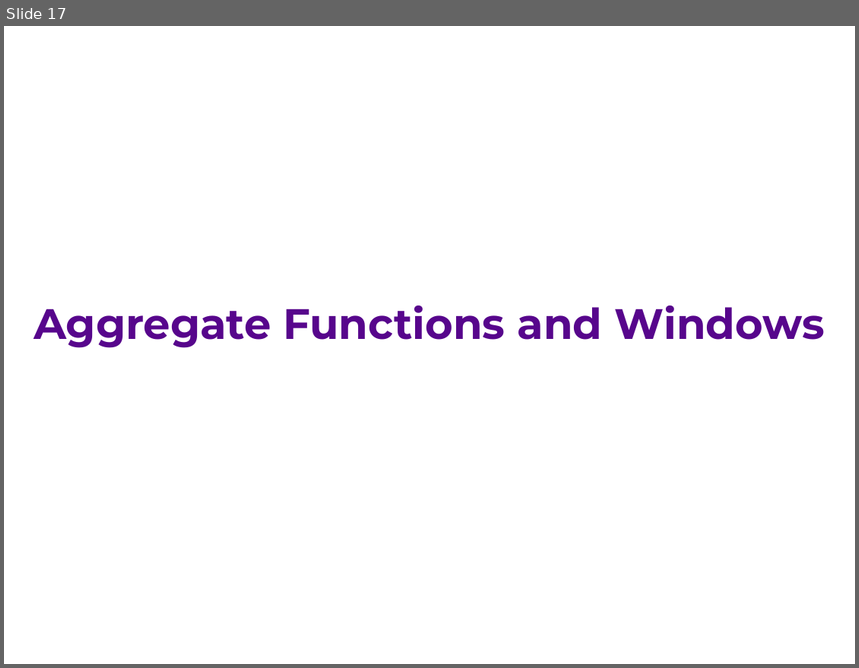
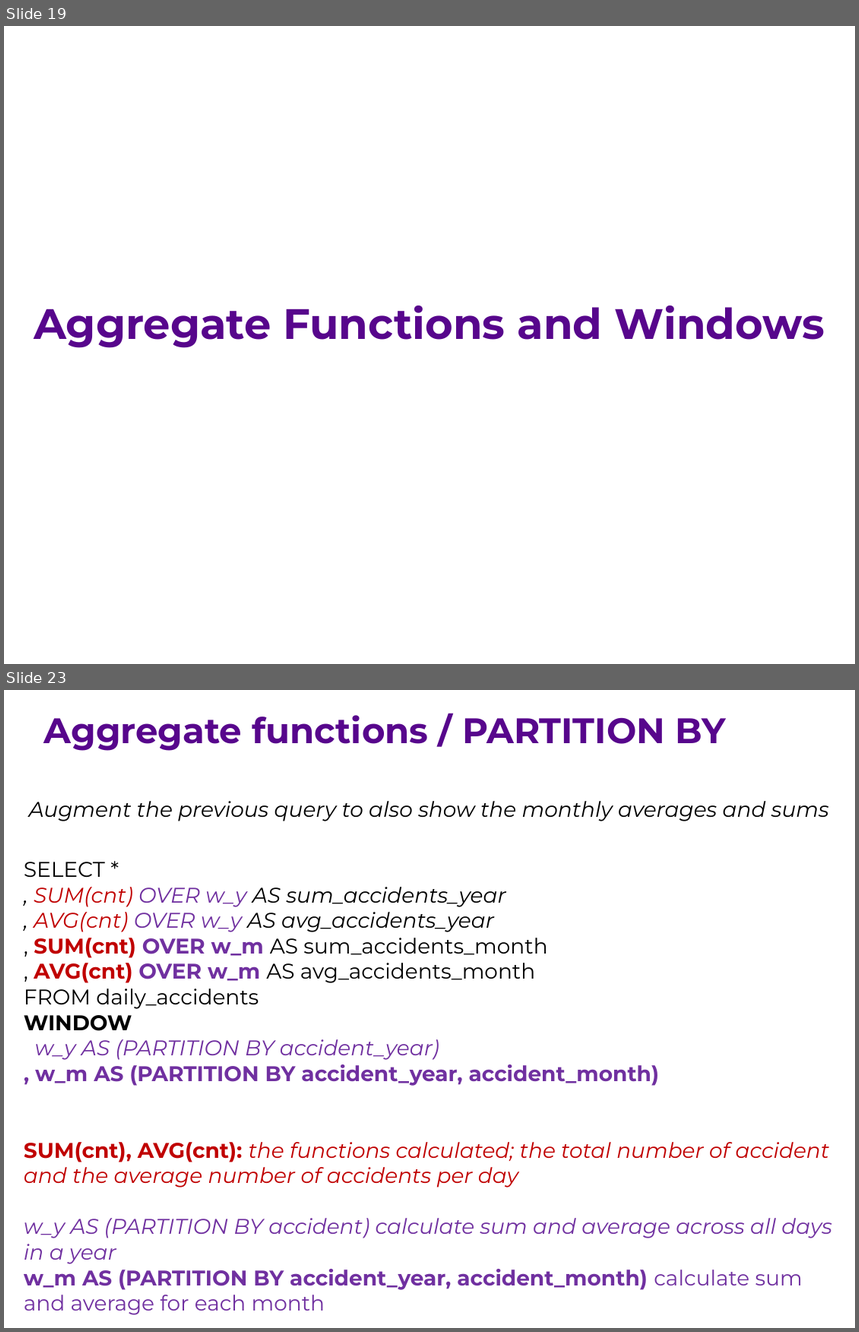
Before and after one commit to ipeirotis/introduction-to-databases, a slide deck: session7/G-Window_queries.pptx. Shown one above the other, each under a label of ours: slide 17 before the commit, slides 19 and 23 after it; the slides between them are not shown. The pictures are 859x668 and 859x1332 pixels, drawn with LibreOffice and Linux fonts; fonts in the diff are those of the drawing. Boxes give left, top, right and bottom in pixels: in the first picture for what was removed or moved away, otherwise in the second. Text is boxed around its words. In the diff, an @@ line names an element or a change of style, - is before the commit and + after.

```diff
--- a/session7/G-Window_queries.pptx
+++ b/session7/G-Window_queries.pptx
@@ slide 23 added at [4, 690, 855, 1328], background #FFFFFF @@
@@ text added at [44, 715, 726, 751], 30 pt, text #57068C, bold @@
+Aggregate functions / PARTITION BY
@@ text added at [29, 801, 829, 821], 18 pt, text #000000, italic @@
+Augment the previous query to also show the monthly averages and sums
@@ text added at [24, 862, 832, 1315], 18 pt, text #7030A0, italic @@
+SELECT *
+, SUM(cnt) OVER w_y AS sum_accidents_year
+, AVG(cnt) OVER w_y AS avg_accidents_year
+, SUM(cnt) OVER w_m AS sum_accidents_month
+, AVG(cnt) OVER w_m AS avg_accidents_month
+FROM daily_accidents
+WINDOW
+w_y AS (PARTITION BY accident_year)
+, w_m AS (PARTITION BY accident_year, accident_month)
+SUM(cnt), AVG(cnt): the functions calculated; the total number of accident and the average number of accidents per day
+w_y AS (PARTITION BY accident) calculate sum and average across all days in a year
+w_m AS (PARTITION BY accident_year, accident_month) calculate sum and average for each month
@@ what was slide 17 is now slide 19 @@
```
Also in this commit, not shown: 4 slides changed, 10 other slides added.
